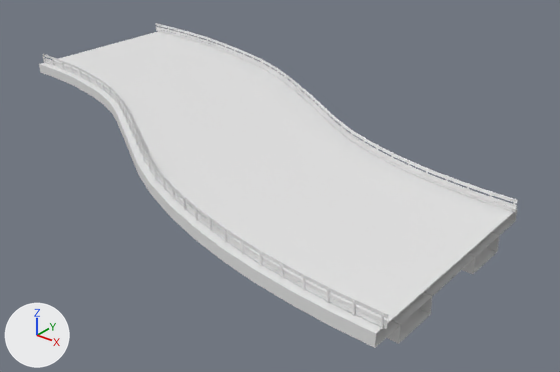
Renders of the FBX model Gamen't/Assets/Warner/Road/FBX/RoadSiekainRL.fbx from each side of a commit.
Camera for both pictures: a 50 mm lens placed at (68.7, -62.3, 27.4), pointed at (25.7, -8.6, -5.9). Every picture has the same lights, and +X, +Y and +Z are marked at lower left. Where no turn or scale is listed for an object, it has been applied to the vertices.

Before the edit, the objects in view are built like this:
```python
mat_railingsiekainrl = principled_material('RailingSiekainRL')
mat_railingsiekainrl.base_color = (0.8, 0.8, 0.8)  # white #e7e7e7
mat_roadsiekainrl = principled_material('RoadSiekainRL')
mat_roadsiekainrl.base_color = (0.8, 0.8, 0.8)  # white #e7e7e7
me_plane_006 = bpy.data.meshes.new('Plane.006')
me_plane_006.from_pydata(...)  # 202 vertices, 168 faces; spans x -10.0..50.0, y -30.0..10.0, z -2.4..0.0
me_plane_006.materials.append(mat_roadsiekainrl)  # white #e7e7e7
# before: 0 (50.0, -30.0, 0.0) at pixel (376, 333), 1 (50.0, -10.0, 0.0) at pixel (517, 209), 2 (50.0, -26.0, 0.0) at pixel (410, 302), 3 (50.0, -14.0, 0.0) at pixel (494, 229), 4 (50.0, -30.0, -1.0) at pixel (375, 348)
# before: 5 (50.0, -10.0, -1.0) at pixel (515, 221), 6 (50.0, -27.1, -2.4) at pixel (398, 344), 7 (50.0, -23.1, -2.4) at pixel (430, 314), 8 (50.0, -23.1, -1.0) at pixel (432, 295), 9 (50.0, -27.1, -1.0) at pixel (400, 324)
# before: 10 (50.0, -12.9, -2.4) at pixel (497, 251), 11 (50.0, -16.9, -2.4) at pixel (473, 274), 12 (50.0, -16.9, -1.0) at pixel (475, 256), 13 (50.0, -12.9, -1.0) at pixel (499, 234)
me_plane_014 = bpy.data.meshes.new('Plane.014')
me_plane_014.from_pydata(...)  # 3174 vertices, 2970 faces; spans x -10.4..50.3, y -29.4..9.5, z 0.0..1.1
me_plane_014.materials.append(mat_railingsiekainrl)  # white #e7e7e7
ob_railingsiekainrl = bpy.data.objects.new('RailingSiekainRL', me_plane_014)
ob_railingsiekainrl.location = (0.0, 0.0, 0.0)
ob_roadsiekainrl = bpy.data.objects.new('RoadSiekainRL', me_plane_006)
ob_roadsiekainrl.location = (0.0, 0.0, 0.0)
```
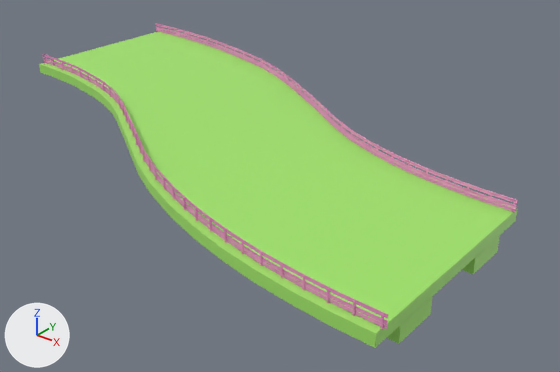
Edits to the scene script, one JSON object a line:
```json
{"op": "set", "path": "mat_railingsiekainrl.base_color", "old": "(0.8, 0.8, 0.8)", "new": "(0.8, 0.275, 0.555)", "note": "white #e7e7e7 -> pink #e78fc4"}
{"op": "set", "path": "mat_roadsiekainrl.base_color", "old": "(0.8, 0.8, 0.8)", "new": "(0.369, 0.8, 0.149)", "note": "white #e7e7e7 -> green #a4e76c"}
{"block": "me_plane_006", "where": "me_plane_006.from_pydata(...)  # 202 vertices, 168 faces; spans x -10.0..50.0, y -30.0..10.0, z -2.4..0.0"}
{"block": "me_plane_006", "where": "# used by ob_roadsiekainrl; location = (0.0, 0.0, 0.0)"}
{"block": "me_plane_006", "where": "# verts and faces of me_plane_006; kept vertices keep their numbers, new ones are numbered from 202"}
{"block": "me_plane_006", "change": "me_plane_006 part 1"}
{"op": "add", "block": "me_plane_006", "code": "faces += [(0, 4, 2), (1, 3, 5), (2, 4, 5, 3), (6, 7, 8, 9), (10, 13, 12, 11)]"}
```

Changed parts and their boxes (x1, y1, x2, y2) in the pictures (560 x 372 px):
```json
{"object": "RoadSiekainRL", "change": "recoloured, reshaped", "before": [39, 31, 517, 348], "after": [39, 31, 517, 348], "on screen": "white to green"}
{"object": "RailingSiekainRL", "change": "recoloured", "before": [42, 23, 518, 329], "after": [42, 23, 518, 329], "on screen": "white to pink"}
{"part": 1, "of": "me_plane_006", "change": "added", "after": [375, 210, 517, 348], "on screen": "green"}
```
